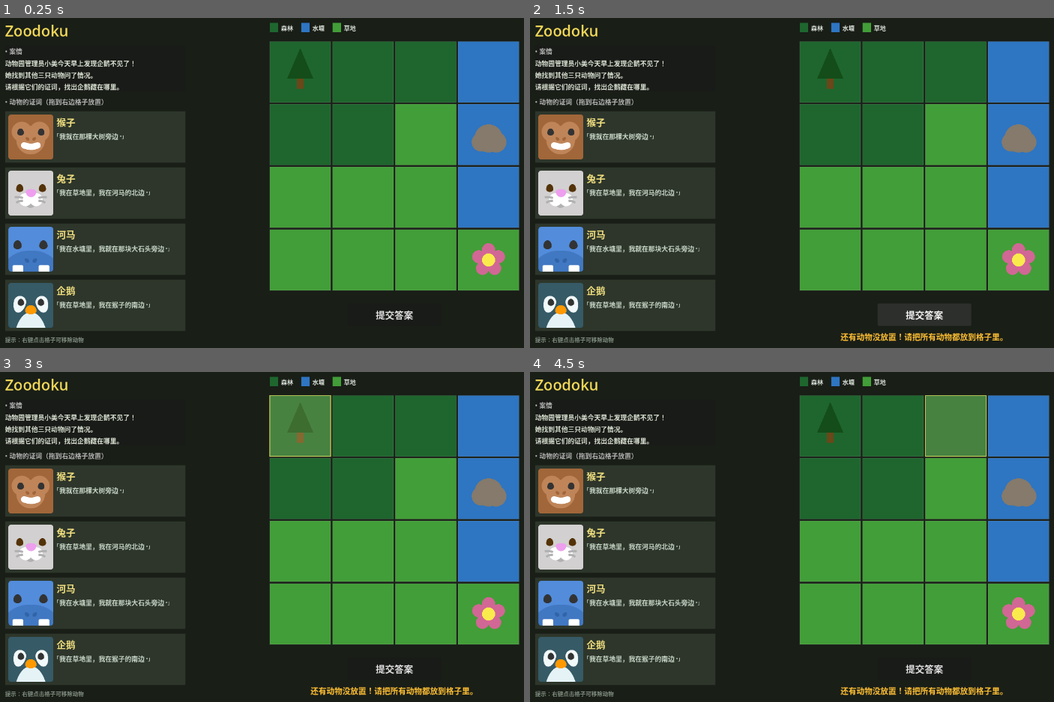
Above: before the commit, frames 1-4 (two rows, left to right).
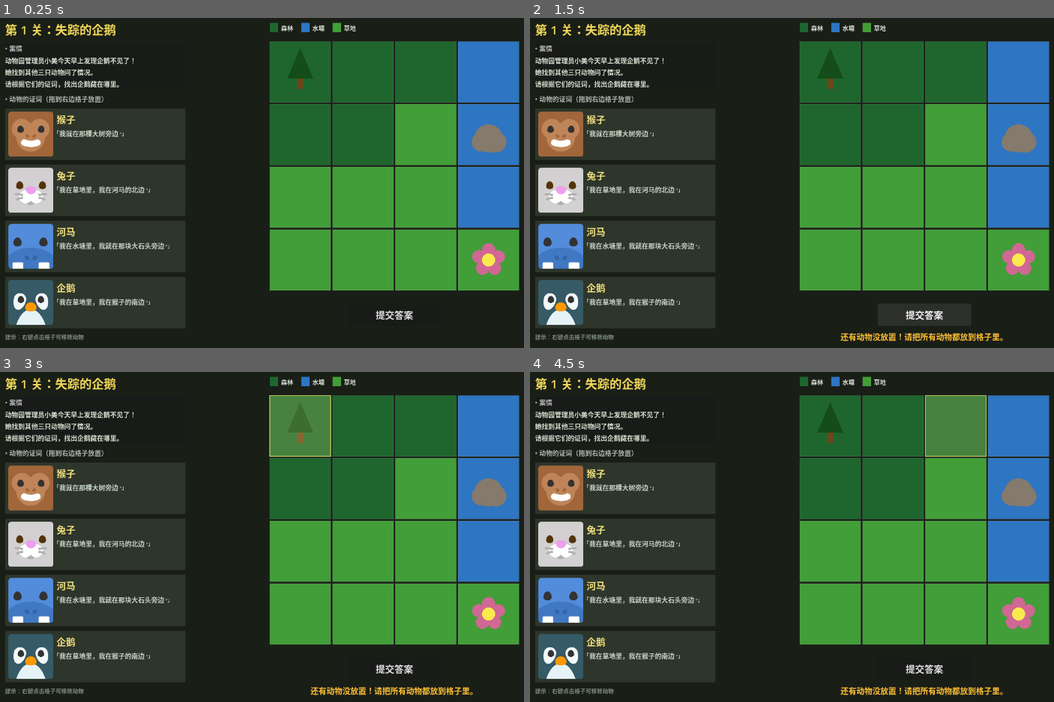
Above: after the commit, the same moments.

Repository: tjboise/zoodoku
Game: Godot game, scene res://scenes/Zoodoku.tscn
The game is run twice, just before and just after one commit, with the same random seed, the same clock (stepped at 60 frames per second) and the same inputs.
Inputs (mouse positions are in pixels of both pictures, inside the frame that each line leads up to):
- Up to frame 1 (0.25 s): no input
- Up to frame 2 (1.5 s): click "提交答案" at 0.5 s; click "提交答案" at 1.25 s
- Up to frame 3 (3 s): click "提交答案" at 2 s; tap Enter at 2.75 s; drag from (298, 424) to (356, 461) at 2.77 s
- Up to frame 4 (4.5 s): tap Space at 3.5 s; drag from (891, 424) to (797, 603) at 3.52 s; tap Enter at 4.25 s; move the mouse to (954, 424) at 4.27 s; click (954, 424) at 4.42 s

The runs differ from the first frame. In frame 1, 5.3% of the frame differs, in the area x 1-33%, y 1-99%; in frame 2, 5.3%; in frame 3, 5.3%; in frame 4, 5.3%.

Commit message:
Add Level 2 and win screen with next-level flow
- Win screen appears on correct solution with pop-in animation
- "Next Level" button loads Level 2 without restarting the game
- Level 2: find the missing pig using panda, parrot, snake clues
- Added panda/parrot/pig/snake animal images
- Refactored level data into LEVELS array for easy expansion

Co-Authored-By: Claude Sonnet 4.6 <noreply@anthropic.com>

Diff:
--- a/scripts/Zoodoku.gd
+++ b/scripts/Zoodoku.gd
@@ -1,53 +1,105 @@
 extends Control
 
-const GRID_AREAS: Array = [
-	[0, 0, 0, 1],
-	[0, 0, 2, 1],
-	[2, 2, 2, 1],
-	[2, 2, 2, 2],
-]
-const GRID_SIZE: int = 4
-
-const OBJECTS: Array = [
-	{"row": 0, "col": 0, "type": "tree"},
-	{"row": 1, "col": 3, "type": "rock"},
-	{"row": 3, "col": 3, "type": "flower"},
-]
-
-const ANIMALS: Array = [
+# ── Level definitions ─────────────────────────────────────────────────────────
+# area codes: 0=Forest  1=Pond  2=Grassland
+const LEVELS: Array = [
 	{
-		"id": "monkey",
-		"name": "猴子",
-		"clue": "我就在那棵大树旁边。",
-		"solution_row": 0,
-		"solution_col": 1,
-		"image_path": "res://assets/sprites/animals/monkey.png",
+		"level_name": "第 1 关：失踪的企鹅",
+		"story": (
+			"动物园管理员小美今天早上发现企鹅不见了！\n"
+			+ "她找到其他三只动物问了情况。\n"
+			+ "请根据它们的证词，找出企鹅藏在哪里。"
+		),
+		"target_id": "penguin",
+		"win_text": "企鹅在草地的西南角晒太阳！\n小美终于找到它啦！",
+		"grid_areas": [
+			[0, 0, 0, 1],
+			[0, 0, 2, 1],
+			[2, 2, 2, 1],
+			[2, 2, 2, 2],
+		],
+		"objects": [
+			{"row": 0, "col": 0, "type": "tree"},
+			{"row": 1, "col": 3, "type": "rock"},
+			{"row": 3, "col": 3, "type": "flower"},
+		],
+		"animals": [
+			{
+				"id": "monkey", "name": "猴子",
+				"clue": "我就在那棵大树旁边。",
+				"solution_row": 0, "solution_col": 1,
+				"image_path": "res://assets/sprites/animals/monkey.png",
+			},
+			{
+				"id": "rabbit", "name": "兔子",
+				"clue": "我在草地里，我在河马的北边。",
+				"solution_row": 1, "solution_col": 2,
+				"image_path": "res://assets/sprites/animals/rabbit.png",
+			},
+			{
+				"id": "hippo", "name": "河马",
+				"clue": "我在水塘里，我就在那块大石头旁边。",
+				"solution_row": 2, "solution_col": 3,
+				"image_path": "res://assets/sprites/animals/hippo.png",
+			},
+			{
+				"id": "penguin", "name": "企鹅",
+				"clue": "我在草地里，我在猴子的南边。",
+				"solution_row": 3, "solution_col": 0,
+				"image_path": "res://assets/sprites/animals/penguin.png",
+			},
+		],
 	},
 	{
-		"id": "rabbit",
-		"name": "兔子",
-		"clue": "我在草地里，我在河马的北边。",
-		"solution_row": 1,
-		"solution_col": 2,
-		"image_path": "res://assets/sprites/animals/rabbit.png",
-	},
-	{
-		"id": "hippo",
-		"name": "河马",
-		"clue": "我在水塘里，我就在那块大石头旁边。",
-		"solution_row": 2,
-		"solution_col": 3,
-		"image_path": "res://assets/sprites/animals/hippo.png",
-	},
-	{
-		"id": "penguin",
-		"name": "企鹅",
-		"clue": "我在草地里，我在猴子的南边。",
-		"solution_row": 3,
-		"solution_col": 0,
-		"image_path": "res://assets/sprites/animals/penguin.png",
+		"level_name": "第 2 关：闹事的猪",
+		"story": (
+			"找到企鹅后小美松了口气，但下午点名时\n"
+			+ "又发现猪不见了！她只好再次四处打听……\n"
+			+ "请根据动物们的证词，找出猪藏在哪里。"
+		),
+		"target_id": "pig",
+		"win_text": "猪在森林旁的草地里打滚，全身沾满了泥！\n小美又把它带了回来。",
+		"grid_areas": [
+			[1, 1, 2, 2],
+			[1, 0, 0, 2],
+			[1, 0, 0, 2],
+			[2, 2, 2, 2],
+		],
+		"objects": [
+			{"row": 0, "col": 0, "type": "flower"},
+			{"row": 1, "col": 1, "type": "tree"},
+			{"row": 0, "col": 3, "type": "rock"},
+		],
+		"animals": [
+			{
+				"id": "panda", "name": "大熊猫",
+				"clue": "我在草地里，石头就在我的东边。",
+				"solution_row": 0, "solution_col": 2,
+				"image_path": "res://assets/sprites/animals/panda.png",
+			},
+			{
+				"id": "parrot", "name": "鹦鹉",
+				"clue": "我在水塘里，荷花就在我的北边。",
+				"solution_row": 1, "solution_col": 0,
+				"image_path": "res://assets/sprites/animals/parrot.png",
+			},
+			{
+				"id": "snake", "name": "蛇",
+				"clue": "我在草地里，和大树同一列，在它的南边。",
+				"solution_row": 3, "solution_col": 1,
+				"image_path": "res://assets/sprites/animals/snake.png",
+			},
+			{
+				"id": "pig", "name": "猪",
+				"clue": "我在草地里，在蛇的北边，在熊猫的南边。",
+				"solution_row": 2, "solution_col": 3,
+				"image_path": "res://assets/sprites/animals/pig.png",
+			},
+		],
 	},
 ]
+
+const GRID_SIZE: int = 4
 
 const AREA_INFO: Array = [
 	{"name": "森林", "color": Color(0.12, 0.40, 0.18)},
@@ -55,12 +107,15 @@
 	{"name": "草地", "color": Color(0.26, 0.62, 0.22)},
 ]
 
+# ── State ────────────────────────────────────────────────────────────────────
+var current_level: int = 0
 var grid_cells: Array = []
 var animal_placements: Dictionary = {}
 var card_nodes: Dictionary = {}
 var _result_label: Label = null
 var _texture_cache: Dictionary = {}
 
+# ── Texture loader ────────────────────────────────────────────────────────────
 func _load_texture(res_path: String) -> Texture2D:
 	if _texture_cache.has(res_path):
 		return _texture_cache[res_path]
@@ -72,29 +127,51 @@
 	_texture_cache[res_path] = tex
 	return tex
 
+# ── Lifecycle ─────────────────────────────────────────────────────────────────
 func _ready() -> void:
+	_load_level(0)
+
+func _load_level(idx: int) -> void:
+	current_level = idx
+	animal_placements = {}
+	card_nodes = {}
+	_result_label = null
+
+	# Remove all existing children
+	var children: Array = get_children()
+	for child: Node in children:
+		remove_child(child)
+		child.queue_free()
+
+	grid_cells = []
 	_build_ui()
 
+# ── UI builder ────────────────────────────────────────────────────────────────
 func _build_ui() -> void:
+	var lv: Dictionary = LEVELS[current_level]
+
+	# Background
 	var bg: ColorRect = ColorRect.new()
 	bg.color = Color(0.10, 0.12, 0.09)
 	bg.set_anchors_and_offsets_preset(Control.PRESET_FULL_RECT)
 	bg.mouse_filter = Control.MOUSE_FILTER_PASS
 	add_child(bg)
 
-	# ── Left panel ──
+	# ── Left panel ──────────────────────────────────────────────────────────
 	var left: VBoxContainer = VBoxContainer.new()
 	left.position = Vector2(14, 14)
 	left.custom_minimum_size = Vector2(385, 700)
 	left.add_theme_constant_override("separation", 10)
 	add_child(left)
 
-	var title: Label = Label.new()
-	title.text = "Zoodoku"
-	title.add_theme_font_size_override("font_size", 32)
-	title.add_theme_color_override("font_color", Color(0.95, 0.85, 0.35))
-	left.add_child(title)
-
+	# Level name
+	var level_lbl: Label = Label.new()
+	level_lbl.text = lv["level_name"]
+	level_lbl.add_theme_font_size_override("font_size", 26)
+	level_lbl.add_theme_color_override("font_color", Color(0.95, 0.85, 0.35))
+	left.add_child(level_lbl)
+
+	# Story panel
 	var story_panel: PanelContainer = PanelContainer.new()
 	story_panel.custom_minimum_size = Vector2(385, 0)
 	left.add_child(story_panel)
@@ -110,11 +187,7 @@
 	story_vb.add_child(story_head)
 
 	var story_text: Label = Label.new()
-	story_text.text = (
-		"动物园管理员小美今天早上发现企鹅不见了！\n"
-		+ "她找到其他三只动物问了情况。\n"
-		+ "请根据它们的证词，找出企鹅藏在哪里。"
-	)
+	story_text.text = lv["story"]
 	story_text.add_theme_font_size_override("font_size", 14)
 	story_text.add_theme_color_override("font_color", Color(0.85, 0.88, 0.82))
 	story_text.autowrap_mode = TextServer.AUTOWRAP_WORD_SMART
@@ -126,7 +199,8 @@
 	cards_header.add_theme_color_override("font_color", Color(0.7, 0.7, 0.7))
 	left.add_child(cards_header)
 
-	for animal: Dictionary in ANIMALS:
+	var animals: Array = lv["animals"]
+	for animal: Dictionary in animals:
 		var card: Control = _make_animal_card(animal)
 		left.add_child(card)
 		card_nodes[animal["id"]] = card
@@ -137,10 +211,10 @@
 	hint.add_theme_color_override("font_color", Color(0.5, 0.55, 0.5))
 	left.add_child(hint)
 
-	# ── Right panel / grid ──
+	# ── Right panel / grid ──────────────────────────────────────────────────
 	var cell_s: int = 130
 	var gap: int = 4
-	var grid_px: int = GRID_SIZE * cell_s + (GRID_SIZE - 1) * gap  # 532
+	var grid_px: int = GRID_SIZE * cell_s + (GRID_SIZE - 1) * gap
 
 	var right_x: int = 410
 	var right_w: int = 1280 - right_x
@@ -206,19 +280,26 @@
 	return card
 
 func _make_cell(r: int, c: int) -> Control:
+	var lv: Dictionary = LEVELS[current_level]
+	var grid_areas: Array = lv["grid_areas"]
+	var row_data: Array = grid_areas[r]
+	var area: int = row_data[c]
+
 	var cell_gd: GDScript = load("res://scripts/ZCell.gd")
 	var cell: Control = cell_gd.new()
 	cell.row = r
 	cell.col = c
-	var row_arr: Array = GRID_AREAS[r]
-	cell.area_type = row_arr[c]
+	cell.area_type = area
 	cell.game_node = self
-	for obj: Dictionary in OBJECTS:
+
+	var objects: Array = lv["objects"]
+	for obj: Dictionary in objects:
 		if obj["row"] == r and obj["col"] == c:
 			cell.object_type = obj["type"]
 			break
 	return cell
 
+# ── Placement logic ───────────────────────────────────────────────────────────
 func try_place_animal(animal_id: String, r: int, c: int) -> void:
 	if animal_placements.has(animal_id):
 		var old: Dictionary = animal_placements[animal_id]
@@ -239,7 +320,9 @@
 			card_nodes[occupant].call("set_placed", false)
 
 	var animal_data: Dictionary = {}
-	for a: Dictionary in ANIMALS:
+	var lv: Dictionary = LEVELS[current_level]
+	var animals: Array = lv["animals"]
+	for a: Dictionary in animals:
 		if a["id"] == animal_id:
 			animal_data = a
 			break
@@ -283,14 +366,18 @@
 			var blocked: bool = (row_used.has(r) or col_used.has(c)) and not has_animal
 			cell.call("set_blocked", blocked)
 
+# ── Solution check ────────────────────────────────────────────────────────────
 func _check_solution() -> void:
-	if animal_placements.size() < ANIMALS.size():
+	var lv: Dictionary = LEVELS[current_level]
+	var animals: Array = lv["animals"]
+
+	if animal_placements.size() < animals.size():
 		_result_label.text = "还有动物没放置！请把所有动物都放到格子里。"
 		_result_label.add_theme_color_override("font_color", Color(1.0, 0.75, 0.2))
 		return
 
 	var correct: bool = true
-	for animal: Dictionary in ANIMALS:
+	for animal: Dictionary in animals:
 		if not animal_placements.has(animal["id"]):
 			correct = false
 			break
@@ -300,8 +387,114 @@
 			break
 
 	if correct:
-		_result_label.text = "答对了！企鹅在草地的西南角晒太阳！小美终于找到它啦！"
-		_result_label.add_theme_color_override("font_color", Color(0.3, 0.95, 0.45))
+		_show_win_screen()
 	else:
 		_result_label.text = "有些动物的位置不对，再想想看！"
 		_result_label.add_theme_color_override("font_color", Color(0.95, 0.38, 0.32))
+
+# ── Win screen ────────────────────────────────────────────────────────────────
+func _show_win_screen() -> void:
+	var lv: Dictionary = LEVELS[current_level]
+	var is_last: bool = (current_level + 1 >= LEVELS.size())
+
+	# Full-screen dim overlay
+	var overlay: Control = Control.new()
+	overlay.set_anchors_and_offsets_preset(Control.PRESET_FULL_RECT)
+	overlay.mouse_filter = Control.MOUSE_FILTER_STOP
+	add_child(overlay)
+
+	var dim: ColorRect = ColorRect.new()
+	dim.color = Color(0.0, 0.0, 0.0, 0.72)
+	dim.set_anchors_and_offsets_preset(Control.PRESET_FULL_RECT)
+	dim.mouse_filter = Control.MOUSE_FILTER_PASS
+	overlay.add_child(dim)
+
+	# Center panel
+	var panel: PanelContainer = PanelContainer.new()
+	panel.custom_minimum_size = Vector2(520, 0)
+	panel.set_anchors_and_offsets_preset(Control.PRESET_CENTER)
+	panel.offset_left = -260
+	panel.offset_right = 260
+	overlay.add_child(panel)
+
+	var vb: VBoxContainer = VBoxContainer.new()
+	vb.add_theme_constant_override("separation", 18)
+	vb.alignment = BoxContainer.ALIGNMENT_CENTER
+	panel.add_child(vb)
+
+	# Spacer top
+	var sp1: Control = Control.new()
+	sp1.custom_minimum_size = Vector2(0, 8)
+	vb.add_child(sp1)
+
+	# "通关！"
+	var big: Label = Label.new()
+	big.text = "通关！"
+	big.add_theme_font_size_override("font_size", 52)
+	big.add_theme_color_override("font_color", Color(0.98, 0.88, 0.20))
+	big.horizontal_alignment = HORIZONTAL_ALIGNMENT_CENTER
+	vb.add_child(big)
+
+	# Level name
+	var lv_lbl: Label = Label.new()
+	lv_lbl.text = lv["level_name"] + " 完成"
+	lv_lbl.add_theme_font_size_override("font_size", 16)
+	lv_lbl.add_theme_color_override("font_color", Color(0.65, 0.72, 0.65))
+	lv_lbl.horizontal_alignment = HORIZONTAL_ALIGNMENT_CENTER
+	vb.add_child(lv_lbl)
+
+	# Win message
+	var msg: Label = Label.new()
+	msg.text = lv["win_text"]
+	msg.add_theme_font_size_override("font_size", 19)
+	msg.add_theme_color_override("font_color", Color(0.88, 0.93, 0.88))
+	msg.horizontal_alignment = HORIZONTAL_ALIGNMENT_CENTER
+	msg.autowrap_mode = TextServer.AUTOWRAP_WORD_SMART
+	msg.custom_minimum_size = Vector2(480, 0)
+	vb.add_child(msg)
+
+	# Separator
+	var sep: HSeparator = HSeparator.new()
+	vb.add_child(sep)
+
+	# Button row
+	var btn_row: HBoxContainer = HBoxContainer.new()
+	btn_row.alignment = BoxContainer.ALIGNMENT_CENTER
+	btn_row.add_theme_constant_override("separation", 24)
+	vb.add_child(btn_row)
+
+	var retry_btn: Button = Button.new()
+	retry_btn.text = "重玩本关"
+	retry_btn.add_theme_font_size_override("font_size", 18)
+	retry_btn.custom_minimum_size = Vector2(160, 48)
+	retry_btn.pressed.connect(_load_level.bind(current_level))
+	btn_row.add_child(retry_btn)
+
+	if is_last:
+		var all_done: Label = Label.new()
+		all_done.text = "全部通关，你真厉害！"
+		all_done.add_theme_font_size_override("font_size", 18)
+		all_done.add_theme_color_override("font_color", Color(0.4, 0.95, 0.55))
+		all_done.horizontal_alignment = HORIZONTAL_ALIGNMENT_CENTER
+		vb.add_child(all_done)
+	else:
+		var next_btn: Button = Button.new()
+		next_btn.text = "下一关 →"
+		next_btn.add_theme_font_size_override("font_size", 18)
+		next_btn.custom_minimum_size = Vector2(160, 48)
+		next_btn.pressed.connect(_load_level.bind(current_level + 1))
+		btn_row.add_child(next_btn)
+
+	# Spacer bottom
+	var sp2: Control = Control.new()
+	sp2.custom_minimum_size = Vector2(0, 8)
+	vb.add_child(sp2)
+
+	# Pop-in animation
+	panel.pivot_offset = Vector2(260, 0)
+	panel.scale = Vector2(0.85, 0.85)
+	panel.modulate.a = 0.0
+	var tw: Tween = create_tween()
+	tw.set_parallel(true)
+	tw.tween_property(panel, "scale", Vector2(1.0, 1.0), 0.22).set_trans(Tween.TRANS_BACK).set_ease(Tween.EASE_OUT)
+	tw.tween_property(panel, "modulate:a", 1.0, 0.18)
Binary file added: assets/sprites/animals/panda.png
Binary file added: assets/sprites/animals/parrot.png
Binary file added: assets/sprites/animals/pig.png
Binary file added: assets/sprites/animals/snake.png
